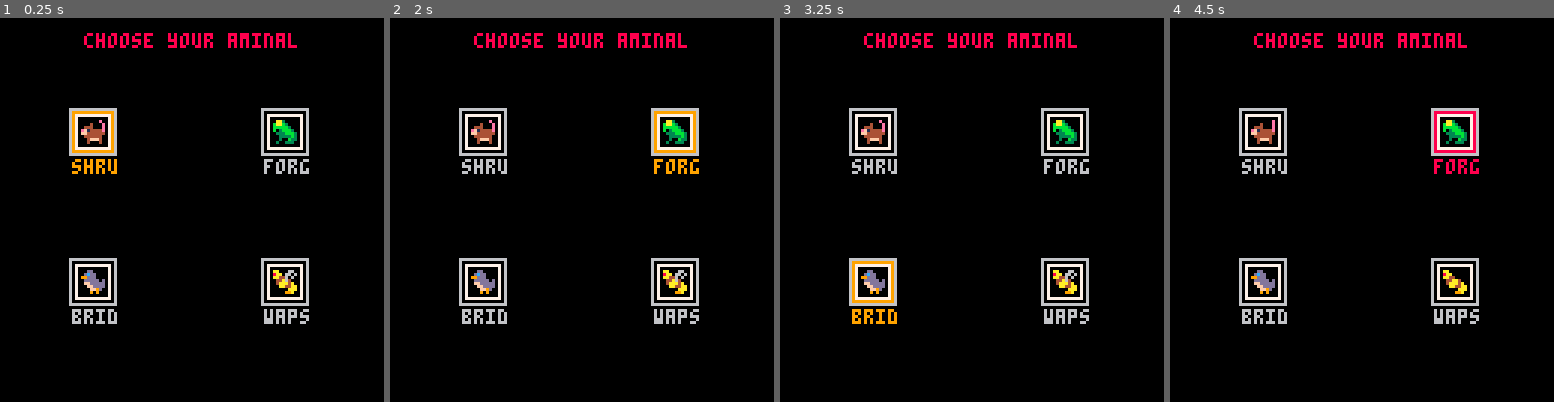
Above: before the commit, frames 1-4 (left to right).
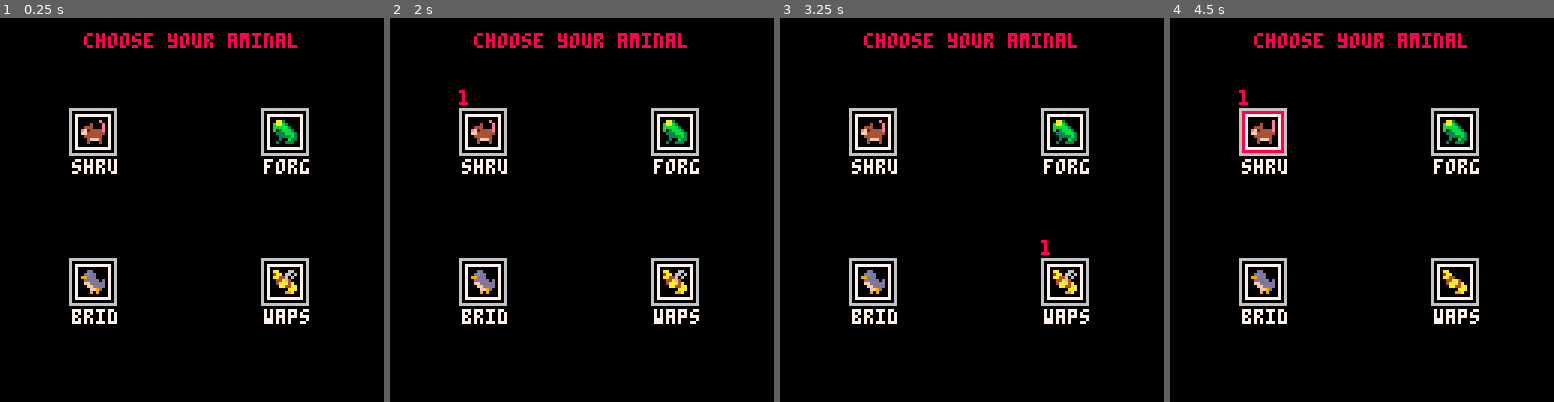
Above: after the commit, the same moments.

Repository: sealgair/aminals
Game: PICO-8 cartridge game.p8
Two runs of this game, one before a commit and one after it. Both use one fixed random seed, a clock stepped at 60 frames per second and the inputs below.
Inputs:
- Up to frame 1 (0.25 s): no input
- Up to frame 2 (2 s): tap O (Z key) at 0.33, 0.7, 1.43 s; tap X (X key) at 1.07 s; hold Left from 1.97 s (still down)
- Up to frame 3 (3.25 s): tap X (X key) every 0.33 s from 2.07 to 3.07 s; tap O (Z key) at 2.22, 3.1 s; release Left at 2.37 s; hold Down 2.42-2.82 s; hold Right from 2.87 s (still down)
- Up to frame 4 (4.5 s): tap X (X key) every 0.33 s from 3.4 to 4.4 s; release Right at 3.53 s; hold Up 3.58-4.08 s; tap O (Z key) at 3.98 s; hold Right from 4.13 s (still down)

The runs differ from the first frame. In frame 1, 1.3% of the frame differs, in the area x 18-81%, y 24-80%; in frame 2, 1.4%; in frame 3, 1.4%; in frame 4, 1.7%, in the area x 17-81%, y 18-80%.

Commit message:
multiple players

Diff:
--- a/main.lua
+++ b/main.lua
@@ -8,31 +8,50 @@
     {shru, forg},
     {brid, waps},
   },
-  chosen = {0, 0},
-  selected = {1, 1},
+  chosen = {
+    coord(0,0),
+    coord(0,0),
+    coord(0,0),
+    coord(0,0),
+  },
+  selected = {
+    coord(0,0),
+    coord(0,0),
+    coord(0,0),
+    coord(0,0),
+  },
+  player_colors = {8, 12, 11, 10}
 }
 
 function playerselect:update()
-  if (btnp(4)) self.chosen = {0, 0}
-  if btnp(5) then
-    if self.chosen[1] == self.selected[1] and self.chosen[2] == self.selected[2] then
-      r = self.selected[1]
-      c = self.selected[2]
-      game:start(self.options[c][r])
-      gamestate = game
-    else
-      self.chosen = {self.selected[1], self.selected[2]}
+  for player=1,4 do
+    chosen = self.chosen[player]
+    selected = self.selected[player]
+    if (btnp(4, player-1)) chosen.x, chosen.y = 0, 0
+
+    if btnp(5, player-1) then
+      if chosen == selected and chosen != coord(0, 0) then
+        players = {}
+        for pos in all(self.chosen) do
+          if (pos != coord(0,0)) add(players, self.options[pos.y][pos.x])
+        end
+        game:start(players)
+      else
+        chosen.x, chosen.y = selected.x, selected.y
+      end
+    end
+    dx = dpad('x', player-1, true)
+    dy = dpad('y', player-1, true)
+    if dx+dy != 0 then
+      if (selected == coord(0, 0)) then
+        -- jointhe game
+        selected.x, selected.y = 1, 1
+      else
+        selected.x = wrap(1, selected.x+dx, 2)
+        selected.y = wrap(1, selected.y+dy, 2)
+      end
     end
   end
-
-  x=0
-  y=0
-  if (btnp(0)) x-=1
-  if (btnp(1)) x+=1
-  if (btnp(2)) y-=1
-  if (btnp(3)) y+=1
-  self.selected[1] = wrap(1, self.selected[1]+x, 2)
-  self.selected[2] = wrap(1, self.selected[2]+y, 2)
 
   for row in all(self.options) do
     for col in all(row) do
@@ -52,17 +71,20 @@
       rect(x, y, x+15, y+15, 6)
       rect(x+2, y+2, x+13, y+13, 7)
 
-      color(6)
-      if c == self.selected[1] and r == self.selected[2] then
-        color(9)
-        rect(x+1, y+1, x+14, y+14)
-      end
-      if c == self.chosen[1] and r == self.chosen[2] then
-        color(8)
-        rect(x+1, y+1, x+14, y+14)
+      rc = coord(c, r)
+      for player=1,4 do
+        selected = self.selected[player]
+        chosen = self.chosen[player]
+        color(self.player_colors[player])
+        if rc == selected then
+          print(player, x+(player-1)*4, y-6)
+        end
+        if rc == chosen then
+          rect(x+1, y+1, x+14, y+14)
+        end
       end
       col.sprite:draw(x+4, y+4)
-      print(col.name, x+1, y+17)
+      print(col.name, x+1, y+17, 7)
       x += 64
     end
     y += 50
@@ -72,8 +94,17 @@
 game = {
   objects = {}
 }
-function game:start(player)
-  add(self.objects, player)
+function game:start(players)
+  starts = {
+    {8, 16},
+    {8, 112},
+  }
+  printh("loading players")
+  for p, player in pairs(players) do
+    player:init(p-1, unpack(starts[p]))
+    add(self.objects, player)
+  end
+  gamestate = self
 end
 
 function game:update()
@@ -85,7 +116,7 @@
 function game:draw()
   rectfill(0,0,1287,127,12)
   map(0, 0, 0, 0, 127, 127)
-  for o in all(self.objects) do
+  for i, o in pairs(self.objects) do
     o:draw()
   end
 end
--- a/players.lua
+++ b/players.lua
@@ -5,7 +5,13 @@
   accel=5, speed=1,
   gravity=1,
   vx=0, vy=0,
+  p=0
 }
+
+function player:init(p, x, y)
+  self.p = p
+  self.x, self.y = x, y
+end
 
 function player:collides(x, y)
   for x=x, x+self.w-1 do
@@ -43,10 +49,7 @@
 end
 
 function player:control()
-  dir = 0
-  if (btn(0)) dir = -1
-  if (btn(1)) dir = 1
-
+  dir = dpad('x', self.p)
   self.walking = dir != 0
   if dir == 0 then
     -- speed down
@@ -101,12 +104,10 @@
 }, player)
 
 function forg:control()
-  dir = 0
-  if (btn(0)) dir = -1
-  if (btn(1)) dir = 1
+  dir = dpad('x', self.p)
   if (dir != 0) self.facing = dir
 
-  if btn(5) and (self.grounded or self.jump > 0) then
+  if btn(5, self.p) and (self.grounded or self.jump > 0) then
     if self.grounded then
       self.jump = 0.2
     else
@@ -164,7 +165,7 @@
     self.vx += dv*self.facing
     -- self.vx = bound(-self.speed, self.vx+self.accel*self.facing*.04, self.speed)
   end
-  if btnp(5) and self.flapped <= 0 and self.flaps < self.maxflaps then
+  if btnp(5, self.p) and self.flapped <= 0 and self.flaps < self.maxflaps then
     self.flaps += 1
     self.vy = max(-self.flap, self.vy-self.accel)
     self.flapped = 0.3
@@ -184,9 +185,7 @@
 
 function waps:control()
   player.control(self)
-  dir = 0
-  if (btn(2)) dir = -1
-  if (btn(3)) dir = 1
+  dir = dpad('y', self.p)
 
   if dir==0 then
     self.vy = max(abs(self.vy) - self.accel*dt*2, 0) * sign(self.vy)
--- a/utils.lua
+++ b/utils.lua
@@ -34,6 +34,39 @@
 
 
 function prototype(a, b)
-  setmetatable(a, {__index = b})
+  mt = {__index = b}
+  for k, v in pairs(b) do
+    if (sub(k, 0, 2) == "__") mt[k] = v
+  end
+  setmetatable(a, mt)
   return a
 end
+
+coordinate = {
+  __eq = function(a, b)
+    return a.x == b.x and a.y == b.y
+  end,
+  __tostring = function(self)
+    return self.x .. ", " .. self.y
+  end,
+}
+
+
+function coord(x, y)
+  return prototype({x=x, y=y}, coordinate)
+end
+
+function dpad(axis, player, press)
+  player = player or 0
+  axes = {
+    x={0,1},
+    y={2,3},
+  }
+  axis = axes[axis]
+
+  fn = btn
+  if (press) fn = btnp
+  if (fn(axis[1], player)) return -1
+  if (fn(axis[2], player)) return 1
+  return 0
+end
